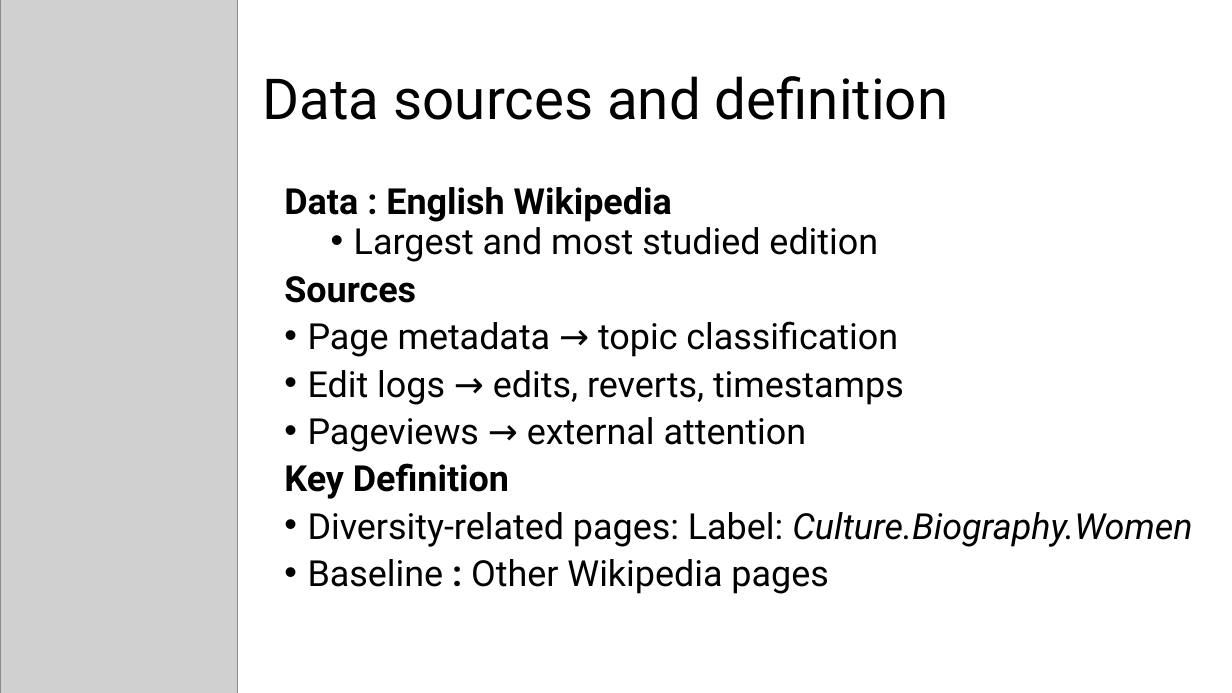
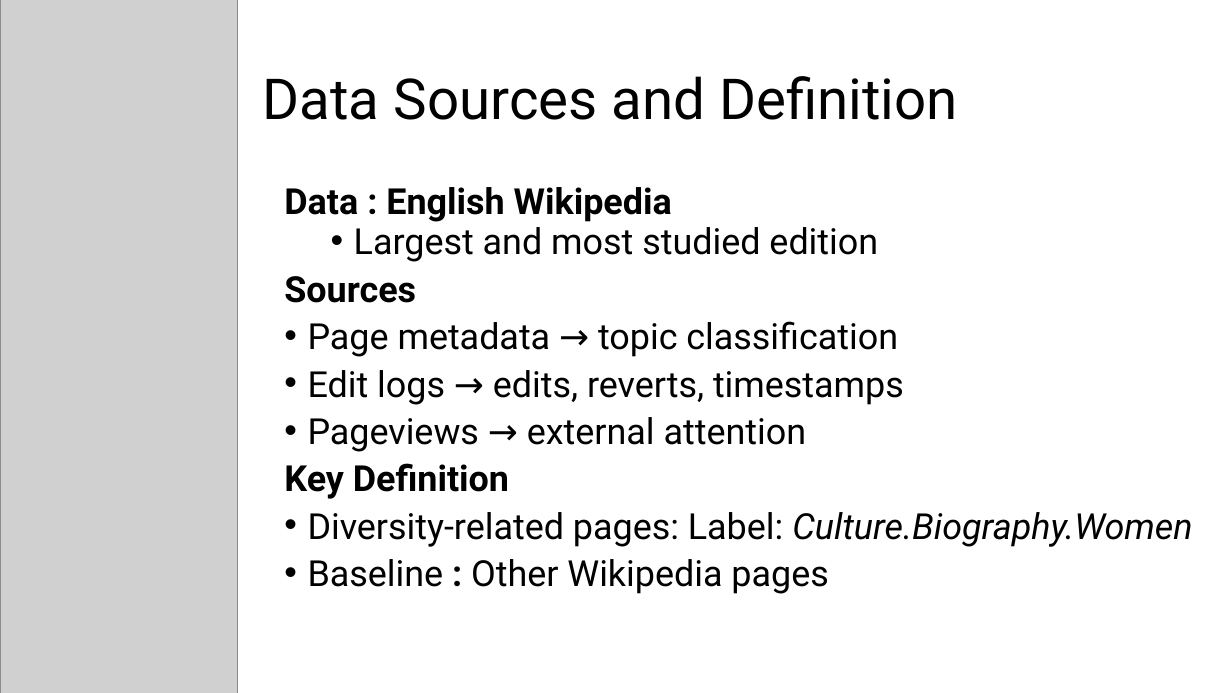
Before and after one commit to anjuyamada/wiki-assignment, a slide deck: slide 7 of Presentation Slide.pptx. Drawn at 1232x693 pixels with LibreOffice and Linux fonts; fonts in the diff are those of the drawing; grey boxes stand for pictures. Boxes give left, top, right and bottom in pixels: in the first picture for what was removed or moved away, otherwise in the second. Text is boxed around its words. In the diff, an @@ line names an element or a change of style, - is before the commit and + after.

```diff
--- a/Presentation Slide.pptx
+++ b/Presentation Slide.pptx
@@ title at [263, 76, 958, 120]: text changed @@
-Data sources and definition
+Data Sources and Definition
```
Also in this commit, not shown: 10 other slides changed, 1 slide added, 2 slides removed, 5 other files.
